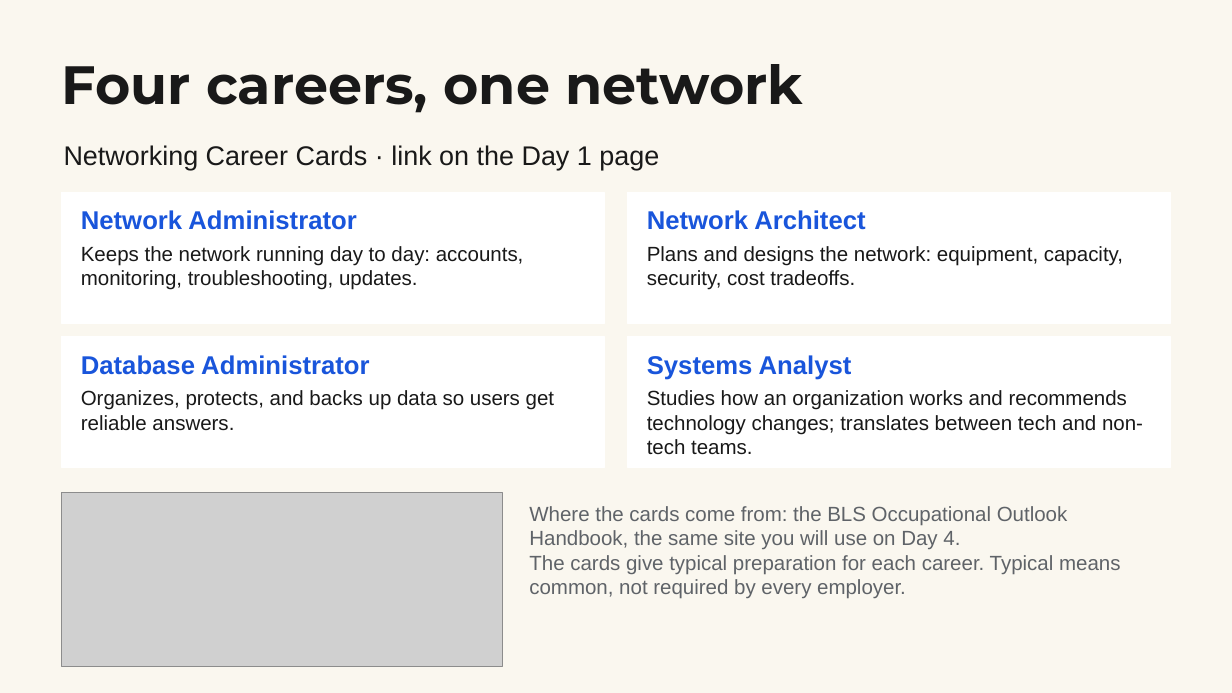
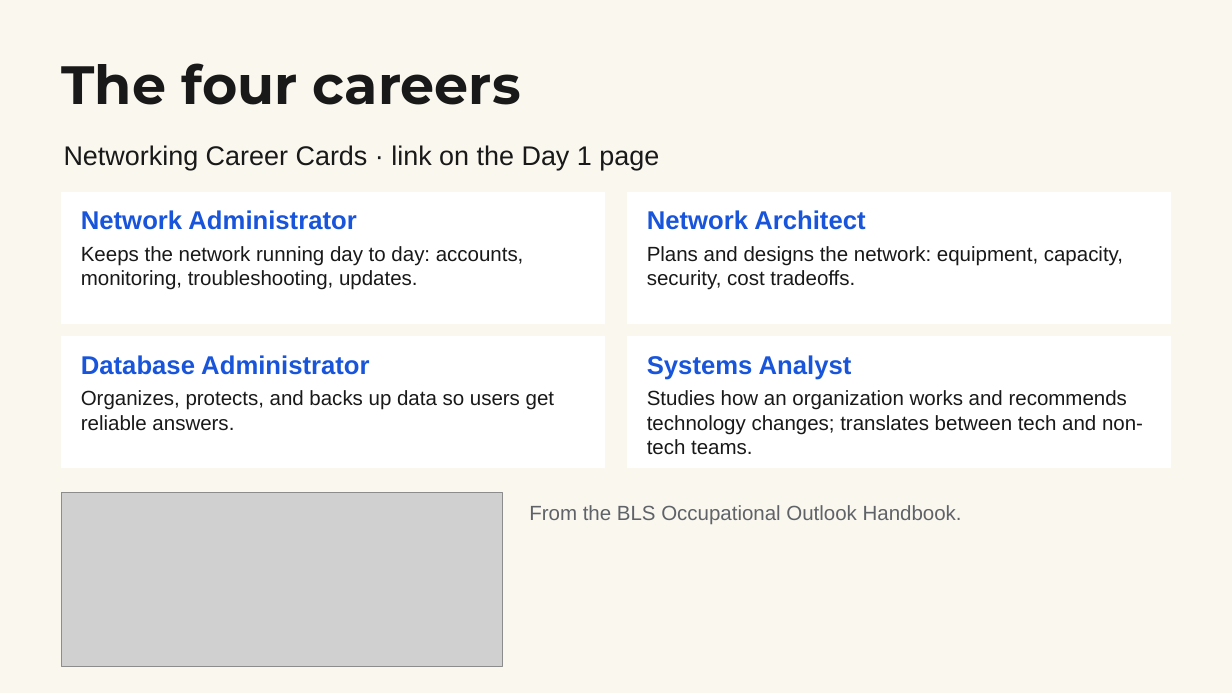
Before and after one commit to elbrielle/cce-curriculum, a slide deck: slide 5 of docs/resources/slides/1sw-wk3-day1.pptx (slide 4 before the commit). Drawn at 1232x693 pixels with LibreOffice and Linux fonts; fonts in the diff are those of the drawing; grey boxes stand for pictures. Boxes give left, top, right and bottom in pixels: in the first picture for what was removed or moved away, otherwise in the second. Text is boxed around its words. In the diff, an @@ line names an element or a change of style, - is before the commit and + after.

```diff
--- a/docs/resources/slides/1sw-wk3-day1.pptx
+++ b/docs/resources/slides/1sw-wk3-day1.pptx
@@ text at box(62, 63, 521, 105): text changed @@
-Four careers, one network
+The four careers
@@ text at box(529, 505, 962, 525): text changed @@
-Where the cards come from: the BLS Occupational Outlook Handbook, the same site you will use on Day 4.
-The cards give typical preparation for each career. Typical means common, not required by every employer.
+From the BLS Occupational Outlook Handbook.
```
Also in this commit, not shown: 4 other slides changed, 2 slides added, 14 other files.
